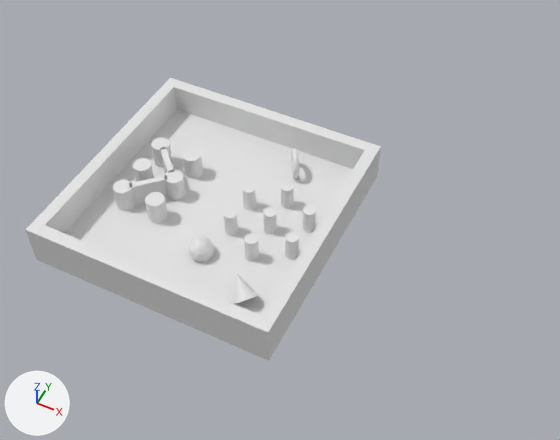
An edit to the FBX model turtlebot3/Content/External/scene_benchmark.fbx, drawn before and after from the same camera.
Camera for both pictures: a 50 mm lens placed at (4.69, -7.03, 9.09), pointed at (0.95, 0.45, -0.27). The lights are fixed; the arrows at lower left show +X, +Y and +Z. Where no turn or scale is listed for an object, it has been applied to the vertices.

The first picture shows 'Cone', 'Cube', 'Cube.001', 'Cube.002', 'Cube.003', 'Cube.004', 'RapyutaCube', 'RapyutaCube.001', 'RapyutaCylinder', 'RapyutaCylinder.001', 'RapyutaCylinder.002', 'RapyutaCylinder.003', 'RapyutaCylinder.004', 'RapyutaCylinder.005'.
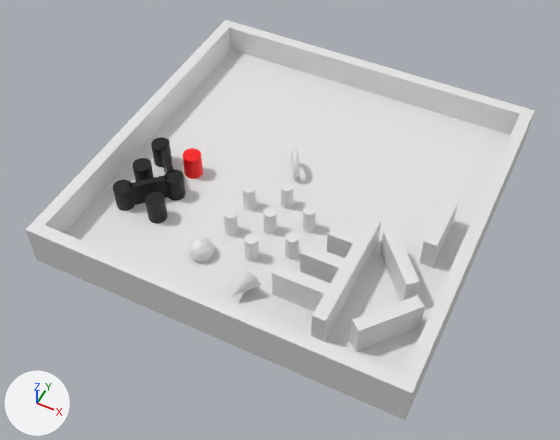
Pixel boxes [x1, y1, x2, y2] of what changed, in the pictures (560 x 440 px; the box of a moved part takes in the faces that stretch with it):
'Ground', added
    after: [33, 50, 527, 420]
'Cube.004', moved, rescaled (88% narrower, 72% shorter)
    before: [33, 109, 378, 361]
    after: [419, 197, 459, 268]
'Cube', moved, rescaled (82% wider, 97% taller)
    before: [174, 81, 381, 175]
    after: [26, 221, 403, 407]
'Wall.002', added
    after: [230, 23, 535, 138]
'Cube.002', moved, rescaled
    before: [26, 221, 262, 347]
    after: [327, 225, 358, 258]
'Cube.001', moved, turned, rescaled
    before: [255, 150, 376, 353]
    after: [350, 295, 425, 351]
'Wall.003', added
    after: [34, 20, 235, 233]
'Cube.003', reshaped, moved, turned, rescaled
    before: [34, 78, 179, 233]
    after: [380, 229, 420, 302]
'Wall.001', added
    after: [393, 114, 532, 413]
'Cube.005', added
    after: [311, 216, 381, 341]
'Cube.006', added
    after: [272, 263, 330, 311]
'Cube.007', added
    after: [300, 244, 345, 283]
'Cone', turned
    before: [232, 273, 258, 304]
    after: [232, 266, 261, 296]
'RapyutaCube', recoloured (white to black)
    both: [129, 175, 168, 205]
'RapyutaCylinder.003', recoloured (white to black)
    both: [145, 192, 168, 223]
'RapyutaCylinder', recoloured (white to black)
    both: [113, 180, 135, 211]
'RapyutaCylinder.004', recoloured (white to black)
    both: [164, 170, 186, 201]
'RapyutaCylinder.005', recoloured (white to red)
    both: [183, 148, 203, 179]
'RapyutaCylinder.001', recoloured (white to black)
    both: [133, 158, 154, 182]
'RapyutaCylinder.002', recoloured (white to black)
    both: [151, 137, 172, 167]
'RapyutaCube.001', recoloured (white to black)
    both: [161, 147, 174, 174]
part 1 of me_cube_004, moved or reshaped
    before: [104, 109, 378, 361]
    after: [104, 50, 527, 420]
part 2 of me_cube_003, moved or reshaped
    before: [95, 78, 179, 190]
    after: [95, 20, 235, 190]

Edits to the bpy script that builds the scene:
```text
Change me_cylinder_009:
    where me_cylinder_009.from_pydata(...)  # 64 vertices, 34 faces; spans x -0.15..0.15, y -0.15..0.15, z -0.2..0.2
    add me_cylinder_009.materials.append(mat_black)  # black #000000
Change me_cube_006:
    where me_cube_006.from_pydata(...)  # 8 vertices, 6 faces; spans x -0.247..0.247, y -0.247..0.247, z -0.2..0.2
    add me_cube_006.materials.append(mat_black)  # black #000000
Change me_cube_003:
    where me_cube_003.from_pydata(...)  # 8 vertices, 6 faces; spans x -1.0..1.0, y -1.0..1.0, z -1.0..1.0
    used by ob_cube_003; location = (-1.9, 0.1, 0.25); rotation_euler = (0.0, 0.0, 1.571), in degrees (0, 0, 90); scale = (1.9, 0.1, 0.25)
    me_cube_003 part 2
    me_cube_003.vertices[0].co: (1.0, 1.0, 1.0) -> (-0.1, 2.9, 0.25)
    me_cube_003.vertices[1].co: (1.0, 1.0, -1.0) -> (-0.1, 2.9, -0.25)
    me_cube_003.vertices[2].co: (1.0, -1.0, 1.0) -> (0.1, 2.9, 0.25)
    me_cube_003.vertices[3].co: (1.0, -1.0, -1.0) -> (0.1, 2.9, -0.25)
    me_cube_003.vertices[4].co: (-1.0, 1.0, 1.0) -> (-0.1, -2.9, 0.25)
    me_cube_003.vertices[5].co: (-1.0, 1.0, -1.0) -> (-0.1, -2.9, -0.25)
    me_cube_003.vertices[6].co: (-1.0, -1.0, 1.0) -> (0.1, -2.9, 0.25)
    me_cube_003.vertices[7].co: (-1.0, -1.0, -1.0) -> (0.1, -2.9, -0.25)
Change me_cylinder_007:
    where me_cylinder_007.from_pydata(...)  # 64 vertices, 34 faces; spans x -0.15..0.15, y -0.15..0.15, z -0.2..0.2
    add me_cylinder_007.materials.append(mat_black)  # black #000000
Change me_cylinder_011:
    where me_cylinder_011.from_pydata(...)  # 64 vertices, 34 faces; spans x -0.15..0.15, y -0.15..0.15, z -0.2..0.2
    add me_cylinder_011.materials.append(mat_black)  # black #000000
Change me_cylinder_010:
    where me_cylinder_010.from_pydata(...)  # 64 vertices, 34 faces; spans x -0.15..0.15, y -0.15..0.15, z -0.2..0.2
    add me_cylinder_010.materials.append(mat_black)  # black #000000
Change me_cylinder_012:
    where me_cylinder_012.from_pydata(...)  # 64 vertices, 34 faces; spans x -0.15..0.15, y -0.15..0.15, z -0.2..0.2
    add me_cylinder_012.materials.append(mat_red)  # red #ff0000
Change me_cube_005:
    where me_cube_005.from_pydata(...)  # 8 vertices, 6 faces; spans x -0.247..0.247, y -0.247..0.247, z -0.2..0.2
    add me_cube_005.materials.append(mat_black)  # black #000000
Change me_cube_004:
    where me_cube_004.from_pydata(...)  # 8 vertices, 6 faces; spans x -1.0..1.0, y -1.0..1.0, z -1.0..1.0
    used by ob_cube_004; location = (0.0, 0.0, -0.1); scale = (2.0, 2.0, 0.1)
    me_cube_004 part 1: the whole mesh is scaled about its middle by (3, 3, 0.1)
Change me_cylinder_008:
    where me_cylinder_008.from_pydata(...)  # 64 vertices, 34 faces; spans x -0.15..0.15, y -0.15..0.15, z -0.2..0.2
    add me_cylinder_008.materials.append(mat_black)  # black #000000
Change ob_cube:
    ob_cube.location: (0.1, 1.9, 0.25) -> (0.9, -1.9, 0.25)
    ob_cube.scale: (1.9, 0.1, 0.25) -> (2.9, 0.1, 0.25)
Change ob_cone:
    ob_cone.rotation_euler: (-0.524, -0.785, 0.0) -> (1.92, 0.785, 0.0)  # degrees (-30, -45, 0) -> degrees (110, 45, 0)
Change ob_cube_003:
    ob_cube_003.location: (-1.9, 0.1, 0.25) -> (3.1, 0.0, 0.25)
    ob_cube_003.rotation_euler: (0.0, 0.0, 1.571) -> (0.0, 0.0, -0.873)  # degrees (0, 0, 90) -> degrees (0, 0, -50)
    ob_cube_003.scale: (1.9, 0.1, 0.25) -> (0.5, 0.1, 0.25)
Change ob_cube_001:
    ob_cube_001.location: (1.9, -0.1, 0.25) -> (3.3, -1.0, 0.25)
    ob_cube_001.rotation_euler: (0.0, 0.0, 1.571) -> (0.0, 0.0, 0.873)  # degrees (0, 0, 90) -> degrees (0, 0, 50)
    ob_cube_001.scale: (1.9, 0.1, 0.25) -> (0.5, 0.1, 0.25)
Change ob_cube_004:
    ob_cube_004.location: (0.0, 0.0, -0.1) -> (3.4, 0.9, 0.25)
    ob_cube_004.scale: (2.0, 2.0, 0.1) -> (0.5, 0.1, 0.25)
Change ob_cube_002:
    ob_cube_002.location: (-0.1, -1.9, 0.25) -> (2.2, 0.0, 0.25)
    ob_cube_002.scale: (1.9, 0.1, 0.25) -> (0.2, 0.1, 0.25)
Add ob_wall_003:
    ob_wall_003 = bpy.data.objects.new('Wall.003', me_cube_003)
    ob_wall_003.location = (-1.9, 1.1, 0.25)
Add ob_wall_001:
    ob_wall_001 = bpy.data.objects.new('Wall.001', me_cube_010)  # a box spanning x -0.1..0.1, y -2.9..2.9, z -0.25..0.25; in mat_material (white #e7e7e7)
    ob_wall_001.location = (3.9, 0.9, 0.25)
Add ob_cube_007:
    ob_cube_007 = bpy.data.objects.new('Cube.007', me_cube_016)  # a box spanning x -0.3..0.3, y -0.1..0.1, z -0.25..0.25; in mat_material (white #e7e7e7)
    ob_cube_007.location = (2.1, -0.5, 0.25)
Add ob_cube_005:
    ob_cube_005 = bpy.data.objects.new('Cube.005', me_cube_014)  # a box spanning x -0.1..0.1, y -1.0..1.0, z -0.25..0.25; in mat_material (white #e7e7e7)
    ob_cube_005.location = (2.5, -0.5, 0.25)
Add ob_cube_006:
    ob_cube_006 = bpy.data.objects.new('Cube.006', me_cube_015)  # a box spanning x -0.4..0.4, y -0.1..0.1, z -0.25..0.25; in mat_material (white #e7e7e7)
    ob_cube_006.location = (2.0, -1.0, 0.25)
Add ob_wall_002:
    ob_wall_002 = bpy.data.objects.new('Wall.002', me_cube_008)  # a box spanning x -2.9..2.9, y -0.1..0.1, z -0.25..0.25; in mat_material (white #e7e7e7)
    ob_wall_002.location = (1.1, 3.9, 0.25)
Add ob_ground:
    ob_ground = bpy.data.objects.new('Ground', me_cube_004)
    ob_ground.location = (1.0, 1.0, -0.1)
```
